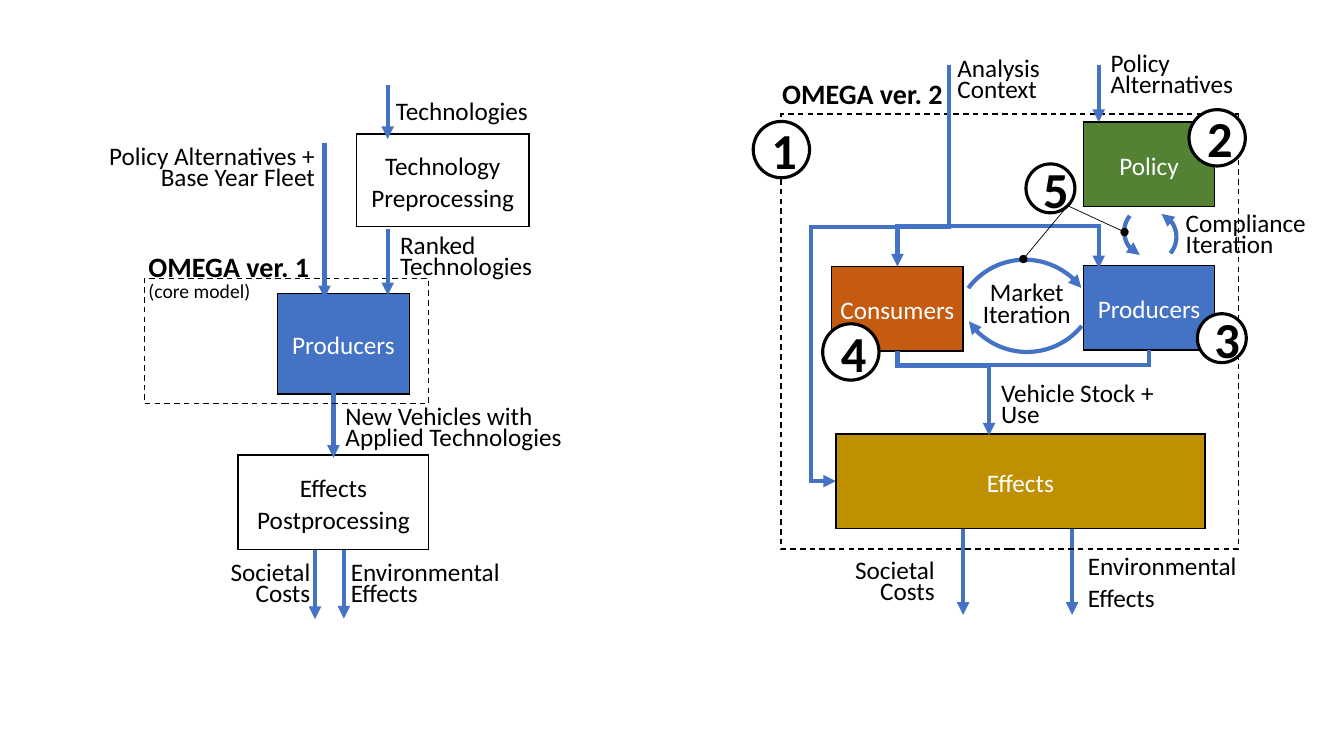
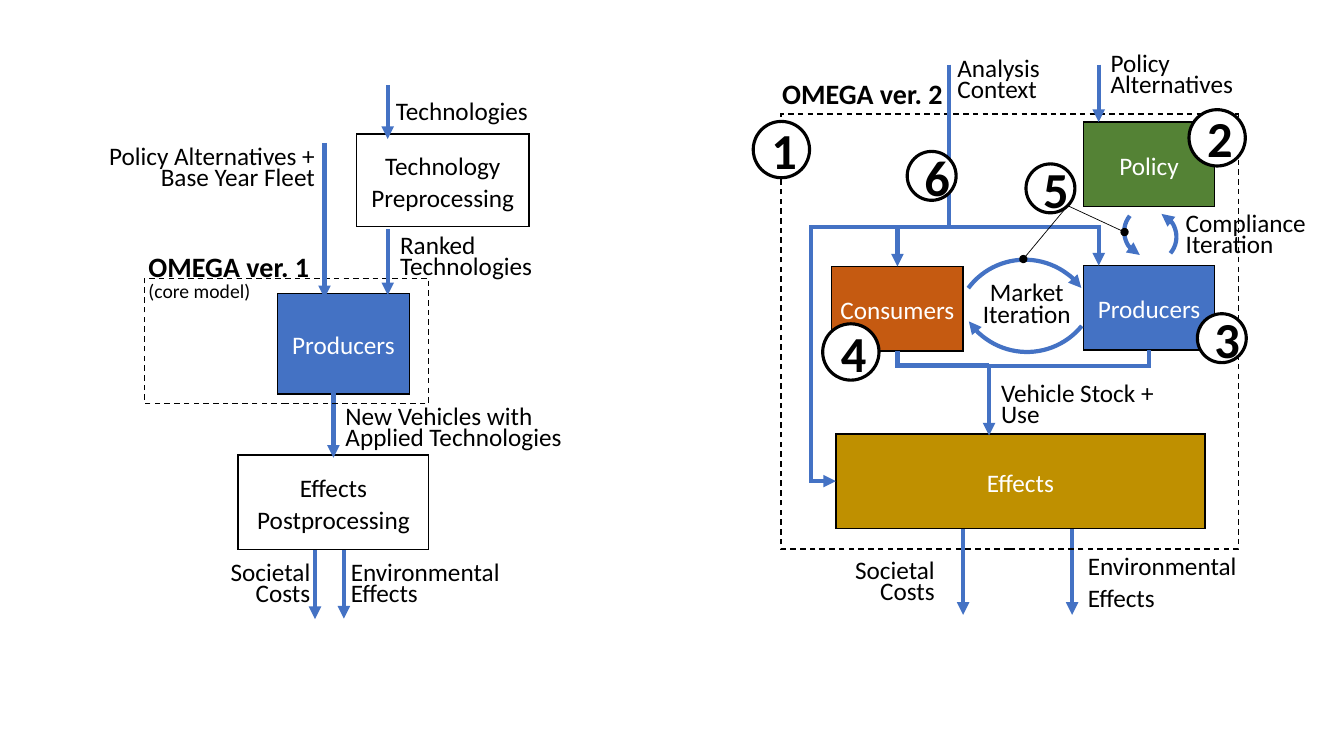
Before and after one commit to USEPA/EPA_OMEGA_Model, a slide deck: slide 1 of doc/source/_static/raw_figures.pptx. Drawn at 1344x756 pixels with LibreOffice and Linux fonts; fonts in the diff are those of the drawing. Boxes give left, top, right and bottom in pixels: in the first picture for what was removed or moved away, otherwise in the second. Text is boxed around its words. In the diff, an @@ line names an element or a change of style, - is before the commit and + after.

```diff
--- a/doc/source/_static/raw_figures.pptx
+++ b/doc/source/_static/raw_figures.pptx
@@ line moved from (950, 65) - (950, 230) to (950, 65) - (950, 227) @@
@@ ellipse added at [907,151,957,201], fill #FFFFFF, outline #000000 2.25 pt, 36 pt, text #000000, bold @@
+6
@@ elbow arrow (947, 226) - (1099, 266): route changed @@
```
Also in this commit, not shown: 3 other files.
